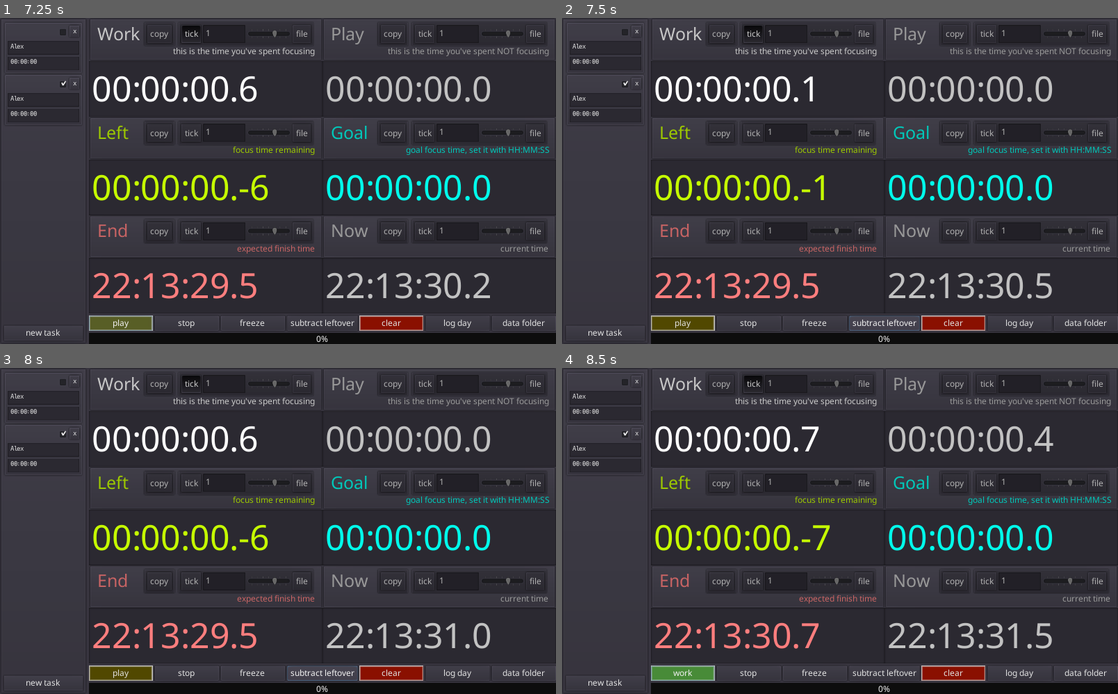
Above: before the commit, frames 1-4 (two rows, left to right).
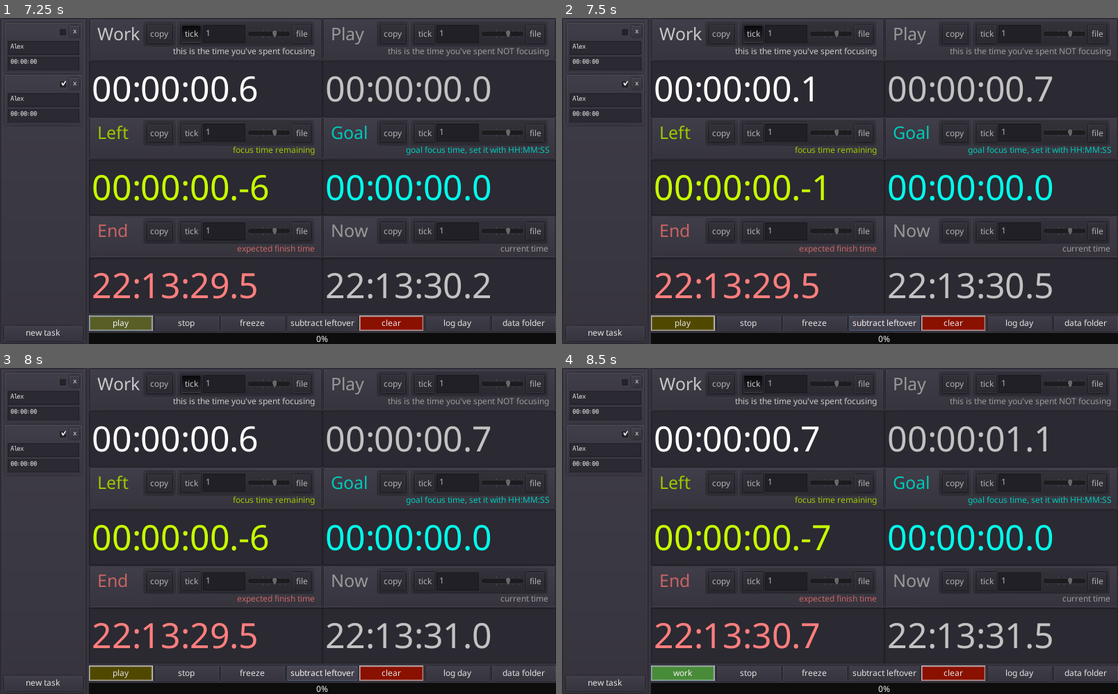
Above: after the commit, the same moments.

Repository: Streq/workplaytimer
Game: Godot game, scene res://main.tscn
The game is run twice, just before and just after one commit, with the same random seed, the same clock (stepped at 60 frames per second) and the same inputs.
Inputs (mouse positions are in pixels of both pictures, inside the frame that each line leads up to):
- Up to frame 1 (7.25 s): click "new task" at 0.5 s; click (44, 47) at 1.27 s; type "Alex" at 1.35 s; click "new task" at 2 s; click (44, 99) at 2.77 s; type "Alex" at 2.85 s; click (61, 31) at 3.52 s; click "copy" at 4.25 s; click "tick" at 5 s; click "file" at 5.75 s; click "work" at 6.5 s
- Up to frame 2 (7.5 s): click "subtract leftover" at 7.25 s
- Up to frame 3 (8 s): no input
- Up to frame 4 (8.5 s): click "play" at 8 s

Frame 1 is identical in both runs. In frame 2, 0.1% of the frame differs, in the area x 85-89%, y 17-26%; in frame 3, 0.1%; in frame 4, 0.3%, in the area x 79-89%, y 17-26%.

Commit message:
move excess time to Play

Diff:
--- a/main.gd
+++ b/main.gd
@@ -53,9 +53,19 @@
 
 
 func _on_subtract_leftover_pressed():
-	if work_timer.msec > work_goal.msec:
-		work_timer.msec = work_goal.msec
+
+	var goal = work_goal.msec
+	var progress = work_timer.msec
+
+	if progress > goal:
+		var excess = progress-goal
+
+		play_timer.msec += excess
+		work_timer.msec = goal
+
+		play_timer.render_text()
 		work_timer.render_text()
+
 func _on_play_button_pressed():
 	unfreeze()
 	set_stop(false)
--- a/main.tscn
+++ b/main.tscn
@@ -185,7 +185,7 @@
 margin_left = 360.0
 margin_right = 499.0
 margin_bottom = 29.0
-hint_tooltip = "if Work timer is higher than Goal, set Work's time to Goal's"
+hint_tooltip = "if Work timer is higher than Goal, move excess time from Work to Play"
 size_flags_horizontal = 3
 text = "subtract leftover"
 
